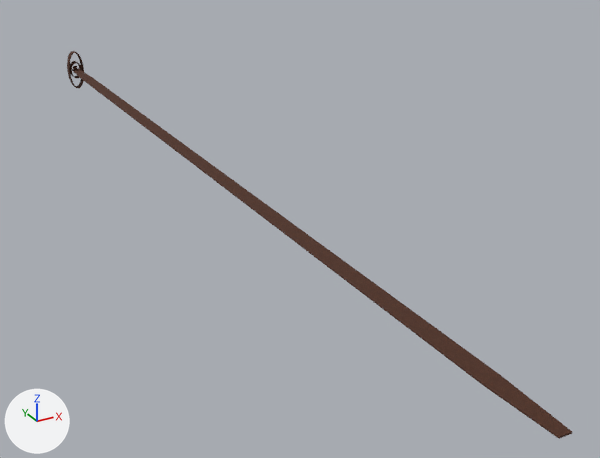
Renders of the glTF model Taierzhuang1938/Model/RifleSlingV3/Model_RifleSlingFlatV3.glb from each side of a commit.
Before and after are seen from a 50 mm camera at (-0.487, -2.007, 0.454) aimed at (0.118, -0.908, -0.095). The lights are fixed; the arrows at lower left show +X, +Y and +Z. The older version comes first.

The scene before the commit, as lines of its bpy script (objects in view):
```python
me_slingflat_lashingrear_001 = bpy.data.meshes.new('SlingFlat_LashingRear.001')
me_slingflat_lashingrear_001.from_pydata(...)  # 520 vertices, 1024 faces; spans x -0.0176..0.0176, y -0.009..0.009, z -0.0439..0.0439
me_slingflat_lashingrear_001.materials.append(mat_material_rifleslingflatv3_001)
me_slingflat_skinned_001 = bpy.data.meshes.new('SlingFlat_Skinned.001')
me_slingflat_skinned_001.from_pydata(...)  # 1544 vertices, 3084 faces; spans x -0.01..0.01, y -1.6..0.0, z 0.0
me_slingflat_skinned_001.materials.append(mat_material_rifleslingflatv3_001)
ob_slingflat_lashingrear = bpy.data.objects.new('SlingFlat_LashingRear', me_slingflat_lashingrear_001)
ob_slingflat_lashingrear.location = (0.0, 0.0, 0.0)
ob_slingflat_skinned = bpy.data.objects.new('SlingFlat_Skinned', me_slingflat_skinned_001)
ob_slingflat_skinned.location = (0.0, 0.0, 0.0)
```
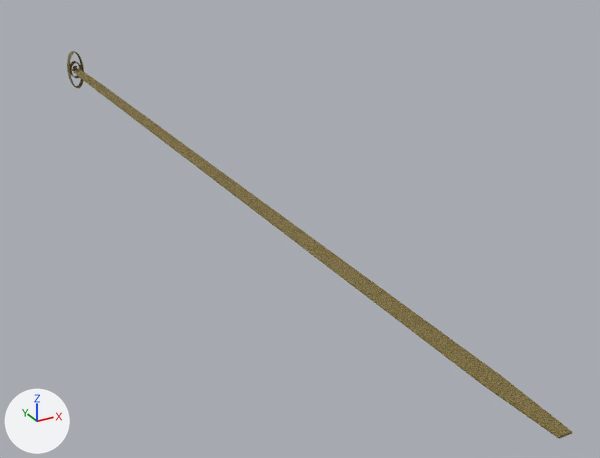
Boxes (x1, y1, x2, y2) around the edits, measured in the pictures (600 x 458 px):
'SlingFlat_Skinned', recoloured: (72, 70, 572, 439) in both
'SlingFlat_LashingRear', recoloured (lighter): (67, 51, 84, 88) in both

Diff of the bpy script that builds the scene:
```diff
--- a/Taierzhuang1938/Model/RifleSlingV3/Model_RifleSlingFlatV3.glb.py
+++ b/Taierzhuang1938/Model/RifleSlingV3/Model_RifleSlingFlatV3.glb.py
@@ img_texture_rifleslingnylonsourcev4 @@
+img_texture_rifleslingnylonsourcev4 = load_image('Texture_RifleSlingNylonSourceV4', '_unpacked/Texture_RifleSlingNylonSourceV4', 1024, 1024, 'sRGB')
@@ img_texture_rifleslingnylonnormalv4 @@
+img_texture_rifleslingnylonnormalv4 = load_image('Texture_RifleSlingNylonNormalV4', '_unpacked/Texture_RifleSlingNylonNormalV4', 1024, 1024, 'Non-Color')
@@ mat_material_rifleslingnylonv4 @@
+mat_material_rifleslingnylonv4 = bpy.data.materials.new('Material_RifleSlingNylonV4')
+# uses the picture img_texture_rifleslingnylonnormalv4
+# uses the picture img_texture_rifleslingnylonsourcev4
@@ me_slingflat_skinned_001 @@
 me_slingflat_skinned_001.from_pydata(...)  # 1544 vertices, 3084 faces; spans x -0.01..0.01, y -1.6..0.0, z 0.0
-me_slingflat_skinned_001.materials.append(mat_material_rifleslingflatv3_001)
+me_slingflat_skinned_001.materials.append(mat_material_rifleslingnylonv4)
@@ me_slingflat_lashingrear_001 @@
 me_slingflat_lashingrear_001.from_pydata(...)  # 520 vertices, 1024 faces; spans x -0.0176..0.0176, y -0.009..0.009, z -0.0439..0.0439
-me_slingflat_lashingrear_001.materials.append(mat_material_rifleslingflatv3_001)
+me_slingflat_lashingrear_001.materials.append(mat_material_rifleslingnylonv4)
```
